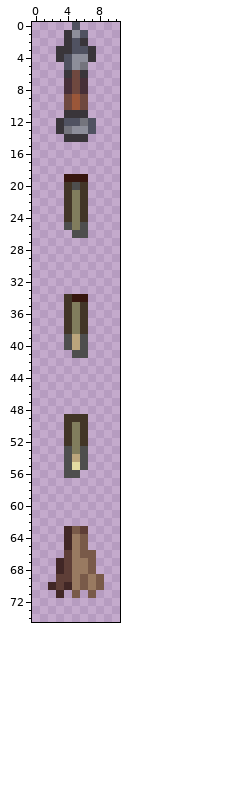
A sprite sheet gets an edit: Assets/Items/Misc/TinCoilWhip.png. Above is the file before it was changed.
The file is 22x150 pixels, drawn in blocks of 2x2; one block is one cell here.
Once edited:
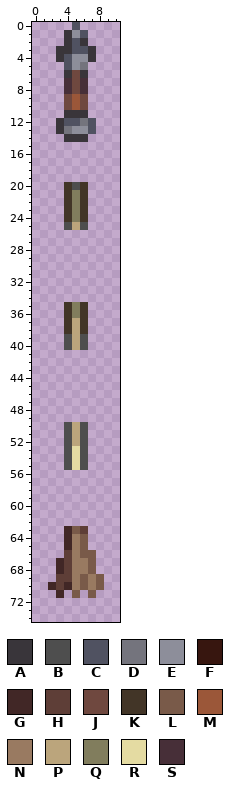
Palette (. is transparent): A #39353a  B #4e4e4e  C #505261  D #74747d  E #8d8e9a  F #37160f  G #412726  H #5e3e37  J #6f483f  K #423527  L #795a49  M #9b5739  N #997a61  P #bba57c  Q #817d5d  R #e4dba2  S #472f38
Changes in this commit:
Changed rows in their new state; - is an unchanged pixel.
first column x 4:
19 ...
first column x 5:
25 P-
26 ..
first column x 4:
34 ...
37 -P-
38 -P-
41 -..
first column x 4:
49 ...
50 BPB
51 BPB
52 BPB
53 -R-
54 -R-
56 ..-
